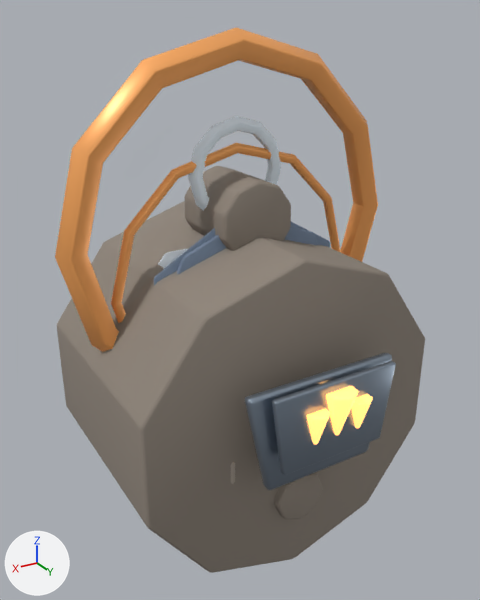
Renders of the Blender file assets-source/blender/buildings/furnace.blend from each side of a commit.
Camera for both pictures: a 50 mm camera at (3.48, 5.88, 4.87) aimed at (0.09, 0.21, 2.04). Lighting does not change. The marker at lower left points along +X, +Y and +Z. The older version comes first.

The first picture shows 'LOD1_PROXY_cap', 'LOD2_PROXY_cap', 'chimney', 'chimneyCap', 'fireChamberRim', 'flameTongue.1', 'furnaceBody', 'furnaceCrown', 'furnaceFrontGuard', 'heatRingUpper', 'plinth' and 4 more.
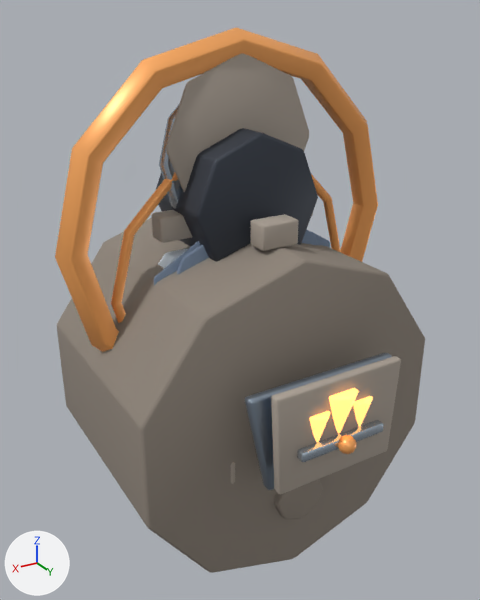
Not visible in the pictures: 'chimneyBlock.3'.

Pixel boxes [x1, y1, x2, y2] of what changed, in the pictures (480 x 600 px):
'chimneyFlue', added
    after: [156, 128, 318, 262]
'chimneyCap', reshaped, moved, recoloured
    before: [188, 116, 281, 211]
    after: [166, 54, 309, 192]
'furnaceDoorFrame', added
    after: [271, 356, 401, 495]
'chimneyBlock.2', added
    after: [250, 214, 298, 251]
'furnaceDoorBar', added (pale blue)
    after: [297, 420, 384, 462]
'chimneyBlock.1', added
    after: [151, 210, 192, 243]
'chimneyCollar', added
    after: [159, 103, 181, 209]
'furnaceDoorHandle', added
    after: [338, 435, 357, 454]
'fireChamberRim', unchanged, covered by the edit
    before: [272, 361, 396, 475]
'chimney', unchanged, covered by the edit
    before: [184, 166, 291, 251]

The change, as a list of edits to the scene's bpy script:
```text
Change me_torus_144:
    used by ob_chimneycap; parent = ob_furnaceroot; location = (0.0, 3.38, 0.0)
    remove me_torus_144.from_pydata(...)  # 60 vertices, 60 faces; spans x -0.56..0.56, y -0.56..0.56, z -0.076..0.076
    remove me_torus_144.materials.append(mat_mat_furnace_snow)  # white #e7f3fd
    add me_torus_144.from_pydata(...)  # 16 vertices, 10 faces; spans x -0.86..0.86, y -0.86..0.86, z -0.14..0.14
    me_torus_144 part 1: the whole mesh is rebuilt
    add me_torus_144.materials.append(mat_mat_furnace_stonelight)  # grey #ada397
Add me_furnacedoorframemesh:
    me_furnacedoorframemesh.from_pydata([(-0.72, 1.86, -0.05), (0.72, 1.86, -0.05), (0.66, 0.82, -0.05), (-0.66, 0.82, -0.05), (-0.72, 1.86, 0.05), (0.72, 1.86, 0.05), (0.66, 0.82, 0.05), (-0.66, 0.82, 0.05)], [], [(3, 2, 1, 0), (4, 5, 6, 7), (0, 1, 5, 4), (1, 2, 6, 5), (2, 3, 7, 6), (3, 0, 4, 7)])
    me_furnacedoorframemesh.polygons.foreach_set('use_smooth', [True] * 6)
    me_furnacedoorframemesh.materials.append(mat_mat_furnace_stonelight)  # grey #ada397
Change ob_chimneycap:
    ob_chimneycap.location: (0.0, 3.38, 0.0) -> (0.0, 3.7, 0.02)
Add ob_chimneyblock_3:
    ob_chimneyblock_3 = bpy.data.objects.new('chimneyBlock.3', me_cube_899)  # a box spanning x -0.21..0.21, y -0.13..0.13, z -0.12..0.12; in mat_mat_furnace_stonelight (grey #ada397); modifiers BEVEL
    ob_chimneyblock_3.parent = ob_furnaceroot
    ob_chimneyblock_3.location = (-0.72, 2.92, 0.0)
Add ob_chimneyblock_2:
    ob_chimneyblock_2 = bpy.data.objects.new('chimneyBlock.2', me_cube_899.copy())  # modifiers BEVEL
    ob_chimneyblock_2.parent = ob_furnaceroot
    ob_chimneyblock_2.location = (0.0, 2.92, -0.72)
Add ob_chimneyblock_1:
    ob_chimneyblock_1 = bpy.data.objects.new('chimneyBlock.1', me_cube_899.copy())  # modifiers BEVEL
    ob_chimneyblock_1.parent = ob_furnaceroot
    ob_chimneyblock_1.location = (0.72, 2.92, 0.0)
Add ob_chimneycollar:
    ob_chimneycollar = bpy.data.objects.new('chimneyCollar', me_torus_141_1)  # a torus around z (ring radius 0.79, tube radius 0.08) spanning x -0.86..0.86, y -0.86..0.86, z -0.08..0.08; in mat_mat_furnace_metallight (pale blue #c4d1df); modifiers BEVEL
    ob_chimneycollar.parent = ob_furnaceroot
    ob_chimneycollar.location = (0.0, 3.54, 0.02)
Add ob_chimneyflue:
    ob_chimneyflue = bpy.data.objects.new('chimneyFlue', me_cylinder_174_1)  # an 8-sided cylinder along z spanning x -0.72..0.72, y -0.72..0.72, z -0.5..0.5; in mat_mat_furnace_dark (greyish blue #3f4550); modifiers BEVEL
    ob_chimneyflue.parent = ob_furnaceroot
    ob_chimneyflue.location = (0.0, 3.12, 0.02)
Add ob_furnacedoorhandle:
    ob_furnacedoorhandle = bpy.data.objects.new('furnaceDoorHandle', me_icosphere_517_1)  # an icosphere of 80 faces spanning x -0.086..0.086, y -0.09..0.09, z -0.09..0.09; in mat_mat_furnace_accent (orange #ffad61); modifiers BEVEL
    ob_furnacedoorhandle.parent = ob_furnaceroot
    ob_furnacedoorhandle.location = (0.0, 1.22, -1.99)
Add ob_furnacedoorbar:
    ob_furnacedoorbar = bpy.data.objects.new('furnaceDoorBar', me_cube_871_1)  # a box spanning x -0.48..0.48, y -0.05..0.05, z -0.05..0.05; in mat_mat_furnace_metallight (pale blue #c4d1df); modifiers BEVEL
    ob_furnacedoorbar.parent = ob_furnaceroot
    ob_furnacedoorbar.location = (0.0, 1.22, -1.91)
Add ob_furnacedoorframe:
    ob_furnacedoorframe = bpy.data.objects.new('furnaceDoorFrame', me_furnacedoorframemesh)  # modifiers BEVEL
    ob_furnacedoorframe.parent = ob_furnaceroot
    ob_furnacedoorframe.location = (0.0, 0.0, -1.82)
```
